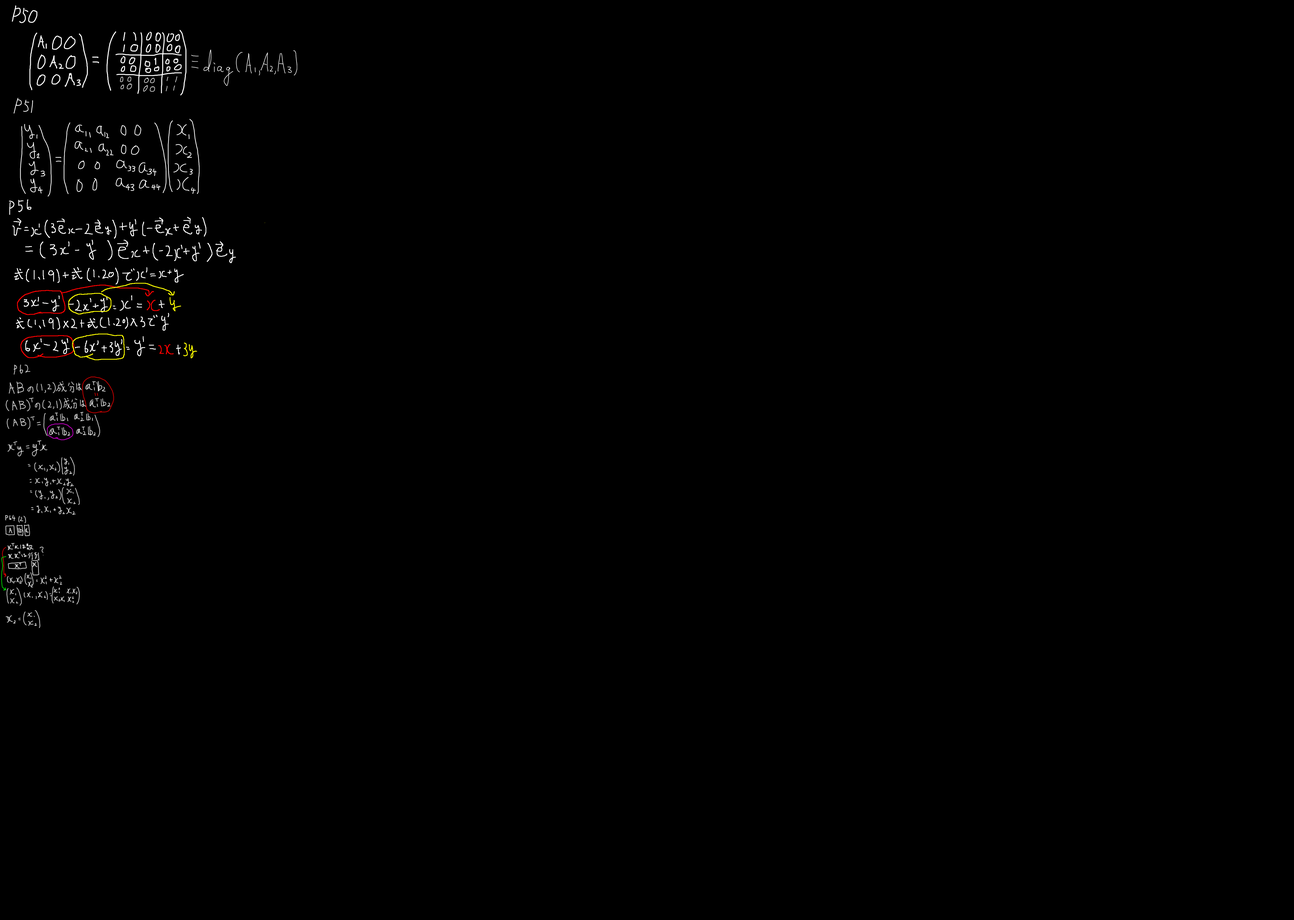
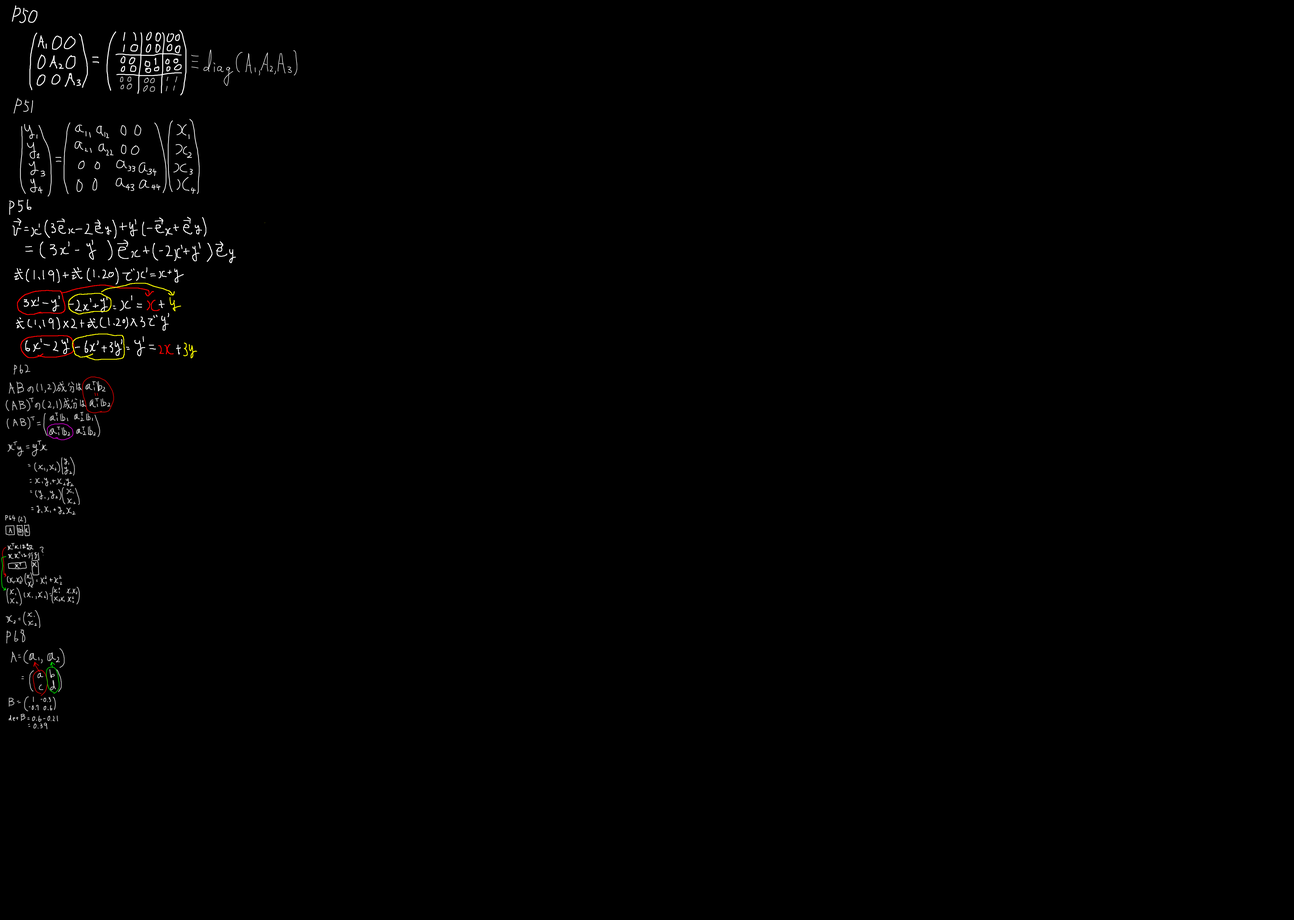
Layers edited between the first and the second 1294x920 image:
painted on "レイヤー 2" over (5, 629, 65, 730)
